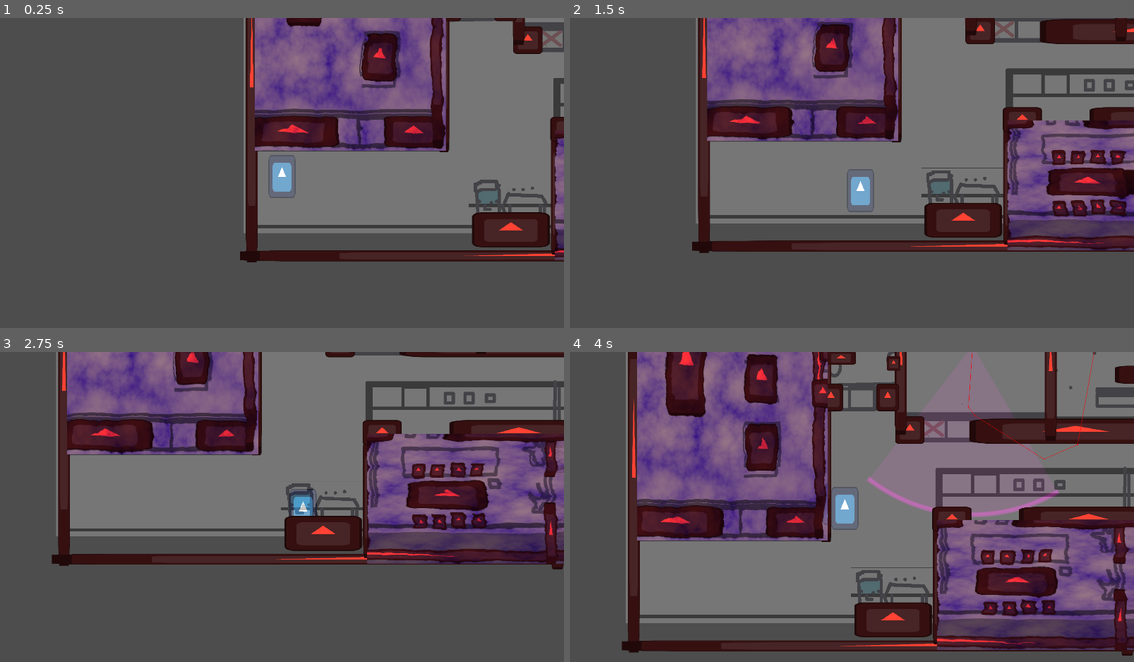
Above: before the commit, frames 1-4 (two rows, left to right).
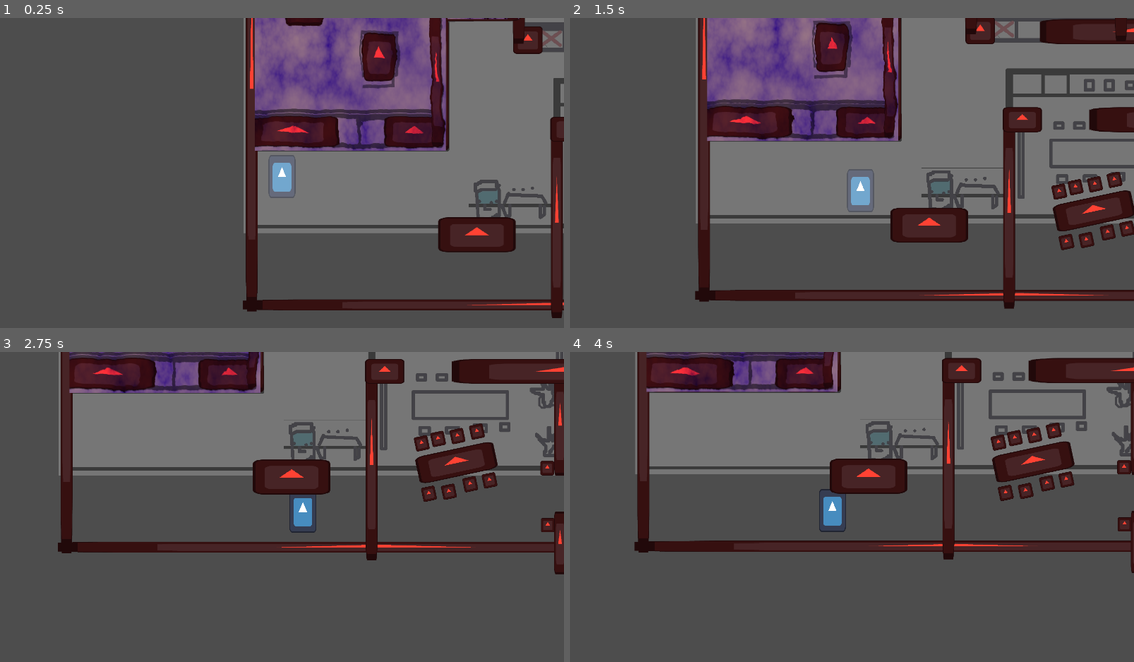
Above: after the commit, the same moments.

Repository: CarolineRoemer1998/NotABug
Game: Godot game, scene res://components/main/main.tscn
Same seed, same stepped clock (60 frames per second), same inputs: the game is played once before the commit and once after it. The engine's default icon, where the game draws it, is replaced by a stand-in: a white triangle on a blue panel in a dark square.
Inputs:
- Up to frame 1 (0.25 s): no input
- Up to frame 2 (1.5 s): hold D (move_right) 0.53-1.28 s; tap Shift (dash) at 0.6 s; hold S (move_down) from 1.28 s (still down); tap ] (show_or_hide_dev_tools) at 1.35 s
- Up to frame 3 (2.75 s): release S (move_down) at 2.03 s; hold D (move_right) from 2.03 s (still down); tap Shift (dash) at 2.1 s
- Up to frame 4 (4 s): release D (move_right) at 2.78 s; hold W (move_up) 2.78-3.53 s; tap ] (show_or_hide_dev_tools) at 2.85 s; hold A (move_left) from 3.53 s (still down); tap Shift (dash) at 3.6 s

The runs differ from the first frame. In frame 1, 9.0% of the frame differs, in the area x 42-100%, y 0-97%; in frame 2, 16%; in frame 3, 45%; in frame 4, 70%, in the area x 9-100%, y 0-98%.

Commit message:
finalroomlayout

Diff:
--- a/components/main/main.tscn
+++ b/components/main/main.tscn
@@ -10,40 +10,11 @@
 [ext_resource type="PackedScene" uid="uid://wr6npsef4vte" path="res://enemy.tscn" id="6_lnf1j"]
 [ext_resource type="PackedScene" uid="uid://cec62wwecxh2j" path="res://scenes/bglayout.tscn" id="7_ymw2v"]
 
-[sub_resource type="RectangleShape2D" id="RectangleShape2D_lnf1j"]
-size = Vector2(83, 22)
-
-[sub_resource type="RectangleShape2D" id="RectangleShape2D_gjvd5"]
-size = Vector2(20, 71)
-
 [sub_resource type="NavigationPolygon" id="NavigationPolygon_lnf1j"]
 vertices = PackedVector2Array(248.03906, 88.109375, 248.89063, 12.890625, 322.6172, 12.109375, 320.1172, 80.38281, 299. …(818 unchanged characters)…
 polygons = Array[PackedInt32Array]([PackedInt32Array(0, 1, 2, 3, 4, 5), PackedInt32Array(6, 7, 8, 9), PackedInt32Array( …(645 unchanged characters)…
 outlines = Array[PackedVector2Array]([PackedVector2Array(17, 150, 19, 263, 261, 269, 264, 184, 356, 180, 356, 190, 274, …(358 unchanged characters)…
 sample_partition_type = 1
-
-[sub_resource type="RectangleShape2D" id="RectangleShape2D_ymw2v"]
-size = Vector2(237, 13)
-
-[sub_resource type="RectangleShape2D" id="RectangleShape2D_y7uxv"]
-size = Vector2(8, 136)
-
-[sub_resource type="RectangleShape2D" id="RectangleShape2D_mvprt"]
-size = Vector2(14, 93)
-
-[sub_resource type="RectangleShape2D" id="RectangleShape2D_54wvq"]
-size = Vector2(8, 68.5)
-
-[sub_resource type="RectangleShape2D" id="RectangleShape2D_4eaec"]
-size = Vector2(89, 13)
-
-[sub_resource type="RectangleShape2D" id="RectangleShape2D_8136a"]
-size = Vector2(20, 78)
-
-[sub_resource type="RectangleShape2D" id="RectangleShape2D_fxrab"]
-
-[sub_resource type="RectangleShape2D" id="RectangleShape2D_jj6qt"]
-size = Vector2(58, 21)
 
 [node name="Main" type="Node2D" unique_id=354944633 node_paths=PackedStringArray("spawn_points")]
 script = ExtResource("1_4k17i")
@@ -64,40 +35,10 @@
 position = Vector2(-446.585, -580.945)
 scale = Vector2(5.72, 5.72)
 
-[node name="StaticBody2D2" type="StaticBody2D" parent="Game" unique_id=93905533]
-visible = false
-position = Vector2(358, 218)
-collision_layer = 16
-collision_mask = 16
-
-[node name="CollisionShape2D" type="CollisionShape2D" parent="Game/StaticBody2D2" unique_id=1061876925]
-position = Vector2(4.5, -2)
-shape = SubResource("RectangleShape2D_lnf1j")
-
-[node name="StaticBody2D" type="StaticBody2D" parent="Game" unique_id=913010985]
-visible = false
-position = Vector2(57, 303)
-collision_layer = 16
-collision_mask = 16
-
-[node name="CollisionShape2D" type="CollisionShape2D" parent="Game/StaticBody2D" unique_id=818616586]
-position = Vector2(252, -54)
-shape = SubResource("RectangleShape2D_gjvd5")
-
 [node name="NavigationRegion2D" type="NavigationRegion2D" parent="Game" unique_id=1178839345]
 visible = false
 position = Vector2(42, 29)
 navigation_polygon = SubResource("NavigationPolygon_lnf1j")
-
-[node name="Wall" type="StaticBody2D" parent="Game" unique_id=67498972]
-visible = false
-position = Vector2(57, 303)
-collision_layer = 16
-collision_mask = 16
-
-[node name="CollisionShape2D" type="CollisionShape2D" parent="Game/Wall" unique_id=200123891]
-position = Vector2(138, -6)
-shape = SubResource("RectangleShape2D_ymw2v")
 
 [node name="Enemy" parent="Game" unique_id=2099897293 node_paths=PackedStringArray("patrol_points") instance=ExtResource("6_lnf1j")]
 position = Vector2(326.8, 111.33)
@@ -134,51 +75,6 @@
 
 [node name="Spawn5" type="Node2D" parent="Game/ItemSpawnPositions" unique_id=1505387688]
 position = Vector2(327, 81)
-
-[node name="StaticBody2D3" type="StaticBody2D" parent="Game" unique_id=1008137485]
-
-[node name="CollisionShape2D" type="CollisionShape2D" parent="Game/StaticBody2D3" unique_id=619576808]
-position = Vector2(189, 106)
-shape = SubResource("RectangleShape2D_y7uxv")
-
-[node name="StaticBody2D4" type="StaticBody2D" parent="Game" unique_id=280783416]
-
-[node name="CollisionShape2D" type="CollisionShape2D" parent="Game/StaticBody2D4" unique_id=147455268]
-position = Vector2(271, 86.5)
-shape = SubResource("RectangleShape2D_mvprt")
-
-[node name="StaticBody2D5" type="StaticBody2D" parent="Game" unique_id=425212502]
-
-[node name="CollisionShape2D" type="CollisionShape2D" parent="Game/StaticBody2D5" unique_id=1409337387]
-position = Vector2(383, 74.75)
-shape = SubResource("RectangleShape2D_54wvq")
-
-[node name="StaticBody2D6" type="StaticBody2D" parent="Game" unique_id=461946721]
-
-[node name="CollisionShape2D" type="CollisionShape2D" parent="Game/StaticBody2D6" unique_id=658409374]
-position = Vector2(489, 139)
-shape = SubResource("RectangleShape2D_4eaec")
-
-[node name="StaticBody2D7" type="StaticBody2D" parent="Game" unique_id=503443688]
-position = Vector2(3, 6)
-
-[node name="CollisionShape2D" type="CollisionShape2D" parent="Game/StaticBody2D7" unique_id=2131764259]
-position = Vector2(455, 244)
-shape = SubResource("RectangleShape2D_8136a")
-
-[node name="StaticBody2D8" type="StaticBody2D" parent="Game" unique_id=1873674562]
-position = Vector2(22, 7)
-
-[node name="CollisionShape2D" type="CollisionShape2D" parent="Game/StaticBody2D8" unique_id=1790831893]
-position = Vector2(501, 200)
-shape = SubResource("RectangleShape2D_fxrab")
-
-[node name="StaticBody2D9" type="StaticBody2D" parent="Game" unique_id=395831918]
-position = Vector2(55, 7)
-
-[node name="CollisionShape2D" type="CollisionShape2D" parent="Game/StaticBody2D9" unique_id=1462519352]
-position = Vector2(40, 169)
-shape = SubResource("RectangleShape2D_jj6qt")
 
 [node name="BG" parent="." unique_id=120603730 instance=ExtResource("7_ymw2v")]
 
--- a/scenes/bglayout.tscn
+++ b/scenes/bglayout.tscn
@@ -16,6 +16,9 @@
 [sub_resource type="RectangleShape2D" id="RectangleShape2D_doo2m"]
 size = Vector2(107.56962, 125.42066)
 
+[sub_resource type="RectangleShape2D" id="RectangleShape2D_g3wmr"]
+size = Vector2(124, 114.78318)
+
 [sub_resource type="RectangleShape2D" id="RectangleShape2D_3nrbm"]
 size = Vector2(124, 71.25237)
 
@@ -32,13 +35,19 @@
 size = Vector2(124, 58.333355)
 
 [sub_resource type="RectangleShape2D" id="RectangleShape2D_cjgqo"]
-size = Vector2(124, 101.47368)
+size = Vector2(124, 132.00348)
 
 [sub_resource type="RectangleShape2D" id="RectangleShape2D_oixl5"]
 size = Vector2(124, 104.72103)
 
 [sub_resource type="RectangleShape2D" id="RectangleShape2D_neu01"]
 size = Vector2(124, 106.15363)
+
+[sub_resource type="RectangleShape2D" id="RectangleShape2D_qsvwi"]
+size = Vector2(124, 98.93436)
+
+[sub_resource type="RectangleShape2D" id="RectangleShape2D_qmwvp"]
+size = Vector2(124, 124.93703)
 
 [node name="BG" type="Node2D" unique_id=120603730]
 
@@ -67,8 +76,8 @@
 shape = SubResource("RectangleShape2D_y7qsj")
 
 [node name="Node2D3" parent="." unique_id=1717714150 instance=ExtResource("2_q778t")]
-position = Vector2(802, 177)
-scale = Vector2(0.36, 7.49)
+position = Vector2(798.99994, 469.99997)
+scale = Vector2(0.36, 3.62)
 
 [node name="CollisionShape2D" parent="Node2D3/StaticBody2D" parent_id_path=PackedInt32Array(1717714150, 408825907) index="0" unique_id=309677546]
 position = Vector2(-0.94433594, 14.352478)
@@ -79,16 +88,16 @@
 scale = Vector2(1, 1.2189586)
 
 [node name="Node2D4" parent="." unique_id=244924588 instance=ExtResource("2_q778t")]
-position = Vector2(676, -236.785)
+position = Vector2(676.00006, -437.785)
 scale = Vector2(10.715, 0.365)
 
 [node name="Node2D5" parent="." unique_id=1232287713 instance=ExtResource("2_q778t")]
-position = Vector2(1285, 1201)
+position = Vector2(1299, 1409)
 scale = Vector2(21.045, 0.365)
 
 [node name="Node2D6" parent="." unique_id=1325476548 instance=ExtResource("2_q778t")]
 position = Vector2(-11, 465)
-scale = Vector2(0.395, 11.93)
+scale = Vector2(0.395, 15.165)
 
 [node name="CollisionShape2D" parent="Node2D6/StaticBody2D" parent_id_path=PackedInt32Array(1325476548, 408825907) index="0" unique_id=309677546]
 position = Vector2(-8.21519, 0.6821251)
@@ -96,12 +105,16 @@
 shape = SubResource("RectangleShape2D_doo2m")
 
 [node name="Node2D7" parent="." unique_id=1905757292 instance=ExtResource("2_q778t")]
-position = Vector2(2603, 381.00003)
-scale = Vector2(0.395, 13.405)
+position = Vector2(2602.9998, 444)
+scale = Vector2(0.395, 15.22)
+
+[node name="CollisionShape2D" parent="Node2D7/StaticBody2D" parent_id_path=PackedInt32Array(1905757292, 408825907) index="0" unique_id=309677546]
+position = Vector2(0, 6.5374546)
+shape = SubResource("RectangleShape2D_g3wmr")
 
 [node name="Node2D8" parent="." unique_id=1822901440 instance=ExtResource("2_q778t")]
-position = Vector2(1920.9999, -407)
-scale = Vector2(6.04, 1.585)
+position = Vector2(2030.0001, -527)
+scale = Vector2(4.91, 2.045)
 
 [node name="CollisionShape2D" parent="Node2D8/StaticBody2D" parent_id_path=PackedInt32Array(1822901440, 408825907) index="0" unique_id=309677546]
 position = Vector2(1.3244934, 31.209778)
@@ -109,19 +122,19 @@
 shape = SubResource("RectangleShape2D_3nrbm")
 
 [node name="Node2D9" parent="." unique_id=320304978 instance=ExtResource("2_q778t")]
-position = Vector2(1913.9999, -598)
+position = Vector2(1914, -784)
 scale = Vector2(9.345, 0.365)
 
 [node name="Node2D10" parent="." unique_id=1674506919 instance=ExtResource("2_q778t")]
-position = Vector2(1339.0001, -459.99994)
+position = Vector2(1511.0001, -606)
 scale = Vector2(0.365, 3.14)
 
 [node name="Node2D11" parent="." unique_id=1089586714 instance=ExtResource("2_q778t")]
-position = Vector2(2498, -492)
-scale = Vector2(0.35, 2.67)
+position = Vector2(2498, -629)
+scale = Vector2(0.35, 4.065)
 
 [node name="Node2D12" parent="." unique_id=1058303596 instance=ExtResource("2_q778t")]
-position = Vector2(2553, -328)
+position = Vector2(2561, -402)
 scale = Vector2(1.165, 0.35)
 
 [node name="Node2D13" parent="." unique_id=970382513 instance=ExtResource("2_q778t")]
@@ -151,19 +164,19 @@
 shape = SubResource("RectangleShape2D_5poha")
 
 [node name="Node2D16" parent="." unique_id=682603227 instance=ExtResource("2_q778t")]
-position = Vector2(1752, 29.00003)
-scale = Vector2(0.395, 4.75)
+position = Vector2(1752, -55.73)
+scale = Vector2(0.395, 6.09)
 
 [node name="Node2D17" parent="." unique_id=1230037995 instance=ExtResource("2_q778t")]
-position = Vector2(2060, -278)
+position = Vector2(2060, -351.99994)
 scale = Vector2(0.395, 1.73)
 
 [node name="Node2D19" parent="." unique_id=1206541008 instance=ExtResource("2_q778t")]
-position = Vector2(2265, -263)
+position = Vector2(2265, -337)
 scale = Vector2(0.395, 1.37)
 
 [node name="Node2D20" parent="." unique_id=154372215 instance=ExtResource("2_q778t")]
-position = Vector2(2302.945, 54)
+position = Vector2(2314, 8.000004)
 scale = Vector2(4.35, 0.6)
 
 [node name="CollisionShape2D" parent="Node2D20/StaticBody2D" parent_id_path=PackedInt32Array(154372215, 408825907) index="0" unique_id=309677546]
@@ -172,24 +185,16 @@
 shape = SubResource("RectangleShape2D_rjms8")
 
 [node name="Node2D21" parent="." unique_id=489815605 instance=ExtResource("2_q778t")]
-position = Vector2(1118, 4)
-scale = Vector2(0.395, 4.75)
+position = Vector2(1118, -65.23)
+scale = Vector2(0.395, 5.765)
 
 [node name="CollisionShape2D" parent="Node2D21/StaticBody2D" parent_id_path=PackedInt32Array(489815605, 408825907) index="0" unique_id=309677546]
-position = Vector2(0, 13.0526285)
+position = Vector2(0, 3.2489166)
 shape = SubResource("RectangleShape2D_cjgqo")
 
-[node name="Node2D22" parent="." unique_id=355545394 instance=ExtResource("2_q778t")]
-position = Vector2(1062.58, 149.97)
-scale = Vector2(0.74, 0.91)
-
-[node name="CollisionShape2D" parent="Node2D22/StaticBody2D" parent_id_path=PackedInt32Array(355545394, 408825907) index="0" unique_id=309677546]
-position = Vector2(0, 15.421753)
-scale = Vector2(0.99999994, 0.99999994)
-
 [node name="Node2D23" parent="." unique_id=1731680583 instance=ExtResource("2_q778t")]
-position = Vector2(822.985, 149.97)
-scale = Vector2(0.8, 0.91)
+position = Vector2(947.79, 149.97)
+scale = Vector2(2.785, 0.91)
 
 [node name="CollisionShape2D" parent="Node2D23/StaticBody2D" parent_id_path=PackedInt32Array(1731680583, 408825907) index="0" unique_id=309677546]
 position = Vector2(0, 15.421753)
@@ -218,8 +223,8 @@
 position = Vector2(0, 14.733543)
 
 [node name="Node2D27" parent="." unique_id=955997129 instance=ExtResource("2_q778t")]
-position = Vector2(2076.0002, 780)
-scale = Vector2(0.395, 1.45)
+position = Vector2(2076, 889.00006)
+scale = Vector2(0.395, 3.415)
 
 [node name="CollisionShape2D" parent="Node2D27/StaticBody2D" parent_id_path=PackedInt32Array(955997129, 408825907) index="0" unique_id=309677546]
 position = Vector2(0, 9.242035)
@@ -227,21 +232,14 @@
 shape = SubResource("RectangleShape2D_neu01")
 
 [node name="Node2D28" parent="." unique_id=464672631 instance=ExtResource("2_q778t")]
-position = Vector2(1279, 930)
-scale = Vector2(0.395, 4.145)
+position = Vector2(1279, 1047.1)
+scale = Vector2(0.395, 6.525)
 
 [node name="Node2D29" parent="." unique_id=293667550 instance=ExtResource("2_q778t")]
-position = Vector2(1912.44, 665.525)
-scale = Vector2(4.59, 0.825)
+position = Vector2(2124.645, 665.525)
+scale = Vector2(7.915, 0.825)
 
 [node name="CollisionShape2D" parent="Node2D29/StaticBody2D" parent_id_path=PackedInt32Array(293667550, 408825907) index="0" unique_id=309677546]
-position = Vector2(0, 28.783203)
-
-[node name="Node2D30" parent="." unique_id=589883156 instance=ExtResource("2_q778t")]
-position = Vector2(2513.465, 665.525)
-scale = Vector2(1.99, 0.825)
-
-[node name="CollisionShape2D" parent="Node2D30/StaticBody2D" parent_id_path=PackedInt32Array(589883156, 408825907) index="0" unique_id=309677546]
 position = Vector2(0, 28.783203)
 
 [node name="Node2D31" parent="." unique_id=1931192366 instance=ExtResource("2_q778t")]
@@ -252,74 +250,102 @@
 position = Vector2(0, 28.783203)
 
 [node name="Node2D32" parent="." unique_id=2118816887 instance=ExtResource("2_q778t")]
-position = Vector2(865.955, -16.91)
-scale = Vector2(0.975, 0.44)
+position = Vector2(1451, -3)
+scale = Vector2(1.745, 0.63)
 
 [node name="CollisionShape2D" parent="Node2D32/StaticBody2D" parent_id_path=PackedInt32Array(2118816887, 408825907) index="0" unique_id=309677546]
 position = Vector2(0, 15.421753)
 scale = Vector2(0.99999994, 0.99999994)
 
 [node name="Node2D33" parent="." unique_id=432274568 instance=ExtResource("2_q778t")]
-position = Vector2(2076, 1110.685)
+position = Vector2(2076, 1390.6852)
 scale = Vector2(0.395, 2.07)
 
-[node name="Node2D34" parent="." unique_id=781269991 instance=ExtResource("2_q778t")]
-position = Vector2(1638, 947.00006)
-scale = Vector2(2.64, 0.915)
+[node name="CollisionShape2D" parent="Node2D33/StaticBody2D" parent_id_path=PackedInt32Array(432274568, 408825907) index="0" unique_id=309677546]
+position = Vector2(0, 19.283997)
+scale = Vector2(0.9999998, 0.9999998)
+shape = SubResource("RectangleShape2D_qsvwi")
 
 [node name="Node2D35" parent="." unique_id=1440504127 instance=ExtResource("2_q778t")]
-position = Vector2(2349, 942)
-scale = Vector2(1.07, 1.675)
+position = Vector2(2285, 954)
+scale = Vector2(2.16, 1.18)
 
 [node name="CollisionShape2D" parent="Node2D35/StaticBody2D" parent_id_path=PackedInt32Array(1440504127, 408825907) index="0" unique_id=309677546]
 position = Vector2(0, 8.656708)
 
 [node name="Node2D36" parent="." unique_id=93196543 instance=ExtResource("2_q778t")]
-position = Vector2(2480, 940)
+position = Vector2(2292, 823.0001)
 scale = Vector2(0.455, 0.475)
 
-[node name="Node2D37" parent="." unique_id=105202099 instance=ExtResource("2_q778t")]
-position = Vector2(1520.9999, 845)
+[node name="tablegroup" type="Node2D" parent="." unique_id=1894302785]
+position = Vector2(2330, 872.00006)
+rotation = 0.19866765
 scale = Vector2(0.455, 0.475)
 
-[node name="Node2D38" parent="." unique_id=1989830333 instance=ExtResource("2_q778t")]
-position = Vector2(1602.0001, 845)
-scale = Vector2(0.455, 0.475)
-
-[node name="Node2D39" parent="." unique_id=25132130 instance=ExtResource("2_q778t")]
-position = Vector2(1684.0001, 840)
-scale = Vector2(0.455, 0.475)
-
-[node name="Node2D40" parent="." unique_id=896881816 instance=ExtResource("2_q778t")]
-position = Vector2(1765.0004, 840)
-scale = Vector2(0.455, 0.475)
-
-[node name="Node2D41" parent="." unique_id=662480376 instance=ExtResource("2_q778t")]
-position = Vector2(1520.9999, 1058)
-scale = Vector2(0.455, 0.475)
-
-[node name="Node2D42" parent="." unique_id=480237538 instance=ExtResource("2_q778t")]
-position = Vector2(1602.0001, 1058)
-scale = Vector2(0.455, 0.475)
-
-[node name="Node2D43" parent="." unique_id=1714935450 instance=ExtResource("2_q778t")]
-position = Vector2(1682.0001, 1050)
-scale = Vector2(0.455, 0.475)
-
-[node name="Node2D44" parent="." unique_id=113289251 instance=ExtResource("2_q778t")]
-position = Vector2(1763.0004, 1050)
-scale = Vector2(0.455, 0.475)
-
-[node name="Node2D45" parent="." unique_id=1524510883 instance=ExtResource("2_q778t")]
-position = Vector2(1087.9998, 6)
-scale = Vector2(0.455, 0.475)
+[node name="Node2D34" parent="tablegroup" unique_id=781269991 instance=ExtResource("2_q778t")]
+position = Vector2(-1413.5692, 658.0438)
+rotation = -0.3946338
+scale = Vector2(5.7640495, 1.940025)
+skew = -0.031459093
+
+[node name="Node2D37" parent="tablegroup" unique_id=105202099 instance=ExtResource("2_q778t")]
+position = Vector2(-1765.2167, 550.6751)
+rotation = -0.39463377
+scale = Vector2(0.9934252, 1.0071167)
+skew = -0.031459212
+
+[node name="Node2D38" parent="tablegroup" unique_id=1989830333 instance=ExtResource("2_q778t")]
+position = Vector2(-1624.5577, 483.3067)
+rotation = -0.39463377
+scale = Vector2(0.9934252, 1.0071167)
+skew = -0.031459212
+
+[node name="Node2D39" parent="tablegroup" unique_id=25132130 instance=ExtResource("2_q778t")]
+position = Vector2(-1453.129, 424.35944)
+rotation = -0.39463377
+scale = Vector2(0.9934252, 1.0071167)
+skew = -0.031459212
+
+[node name="Node2D40" parent="tablegroup" unique_id=896881816 instance=ExtResource("2_q778t")]
+position = Vector2(-1283.8973, 350.67523)
+rotation = -0.39463377
+scale = Vector2(0.9934252, 1.0071167)
+skew = -0.031459212
+
+[node name="Node2D41" parent="tablegroup" unique_id=662480376 instance=ExtResource("2_q778t")]
+position = Vector2(-1606.9752, 978.0435)
+rotation = -0.39463377
+scale = Vector2(0.9934252, 1.0071167)
+skew = -0.031459212
+
+[node name="Node2D42" parent="tablegroup" unique_id=480237538 instance=ExtResource("2_q778t")]
+position = Vector2(-1428.9532, 925.4122)
+rotation = -0.39463377
+scale = Vector2(0.9934252, 1.0071167)
+skew = -0.031459212
+
+[node name="Node2D43" parent="tablegroup" unique_id=1714935450 instance=ExtResource("2_q778t")]
+position = Vector2(-1248.7335, 822.2542)
+rotation = -0.39463377
+scale = Vector2(0.9934252, 1.0071167)
+skew = -0.031459212
+
+[node name="Node2D44" parent="tablegroup" unique_id=113289251 instance=ExtResource("2_q778t")]
+position = Vector2(-1079.5028, 754.88605)
+rotation = -0.39463377
+scale = Vector2(0.9934252, 1.0071167)
+skew = -0.031459212
 
 [node name="Node2D46" parent="." unique_id=1799600033 instance=ExtResource("2_q778t")]
-position = Vector2(1087.9999, -105)
-scale = Vector2(0.455, 0.475)
+position = Vector2(1354, -89.74)
+scale = Vector2(0.465, 1.745)
+
+[node name="CollisionShape2D" parent="Node2D46/StaticBody2D" parent_id_path=PackedInt32Array(1799600033, 408825907) index="0" unique_id=309677546]
+position = Vector2(0, -0.75567627)
+shape = SubResource("RectangleShape2D_qmwvp")
 
 [node name="Node2D47" parent="." unique_id=2128965227 instance=ExtResource("2_q778t")]
-position = Vector2(1085, 1091)
+position = Vector2(941.00006, 1112.0001)
 scale = Vector2(2.565, 1.155)
 
 [node name="CollisionShape2D" parent="Node2D47/StaticBody2D" parent_id_path=PackedInt32Array(2128965227, 408825907) index="0" unique_id=309677546]
@@ -330,39 +356,84 @@
 scale = Vector2(3.995, 3.995)
 
 [node name="Testimage" parent="Node2D18" index="0" unique_id=1250085932]
-position = Vector2(89.36171, -110.26283)
-scale = Vector2(3.1602006, 3.8446498)
+position = Vector2(89.3617, -136.54568)
+scale = Vector2(3.1602004, 4.665989)
 
 [node name="Node2D48" parent="." unique_id=82575817 instance=ExtResource("3_y7qsj")]
+visible = false
 position = Vector2(1318, 1185)
 scale = Vector2(3.995, 3.995)
 
 [node name="Testimage" parent="Node2D48" index="0" unique_id=1250085932]
-position = Vector2(156.69586, -60.20024)
-scale = Vector2(5.264393, 2.1472154)
+position = Vector2(156.69586, -34.04255)
+scale = Vector2(5.264393, 2.9646432)
+
+[node name="Node2D49" parent="." unique_id=152520193 instance=ExtResource("2_q778t")]
+position = Vector2(2022, 1074.77)
+scale = Vector2(0.455, 0.475)
+
+[node name="Node2D50" parent="." unique_id=1748617789 instance=ExtResource("2_q778t")]
+position = Vector2(2024, 1316)
+scale = Vector2(0.455, 0.475)
+
+[node name="Node2D22" parent="." unique_id=574394276 instance=ExtResource("3_y7qsj")]
+position = Vector2(49, 705)
+scale = Vector2(3.995, 3.995)
+
+[node name="Testimage" parent="Node2D22" index="0" unique_id=1250085932]
+position = Vector2(230.16272, -207.00877)
+scale = Vector2(1.1850752, 2.5109513)
+
+[node name="Node2D45" parent="." unique_id=933188976 instance=ExtResource("2_q778t")]
+position = Vector2(1448.275, -433.555)
+scale = Vector2(1.3, 0.53)
+
+[node name="CollisionShape2D" parent="Node2D45/StaticBody2D" parent_id_path=PackedInt32Array(933188976, 408825907) index="0" unique_id=309677546]
+position = Vector2(0, 15.421753)
+scale = Vector2(0.99999994, 0.99999994)
+
+[node name="Node2D51" parent="." unique_id=1665165733 instance=ExtResource("2_q778t")]
+position = Vector2(1435, -223)
+scale = Vector2(1.745, 0.405)
+
+[node name="CollisionShape2D" parent="Node2D51/StaticBody2D" parent_id_path=PackedInt32Array(1665165733, 408825907) index="0" unique_id=309677546]
+position = Vector2(0, 15.421753)
+scale = Vector2(0.99999994, 0.99999994)
+
+[node name="Node2D52" parent="." unique_id=2011120246 instance=ExtResource("2_q778t")]
+position = Vector2(1515.0001, -326)
+scale = Vector2(0.465, 1.745)
+
+[node name="CollisionShape2D" parent="Node2D52/StaticBody2D" parent_id_path=PackedInt32Array(2011120246, 408825907) index="0" unique_id=309677546]
+position = Vector2(0, -0.75567627)
+shape = SubResource("RectangleShape2D_qmwvp")
 
 [editable path="Node2D"]
 [editable path="Node2D2"]
 [editable path="Node2D3"]
 [editable path="Node2D6"]
+[editable path="Node2D7"]
 [editable path="Node2D8"]
 [editable path="Node2D13"]
 [editable path="Node2D14"]
 [editable path="Node2D15"]
 [editable path="Node2D20"]
 [editable path="Node2D21"]
-[editable path="Node2D22"]
 [editable path="Node2D23"]
 [editable path="Node2D24"]
 [editable path="Node2D25"]
 [editable path="Node2D26"]
 [editable path="Node2D27"]
 [editable path="Node2D29"]
-[editable path="Node2D30"]
 [editable path="Node2D31"]
 [editable path="Node2D32"]
 [editable path="Node2D33"]
 [editable path="Node2D35"]
+[editable path="Node2D46"]
 [editable path="Node2D47"]
 [editable path="Node2D18"]
 [editable path="Node2D48"]
+[editable path="Node2D22"]
+[editable path="Node2D45"]
+[editable path="Node2D51"]
+[editable path="Node2D52"]
